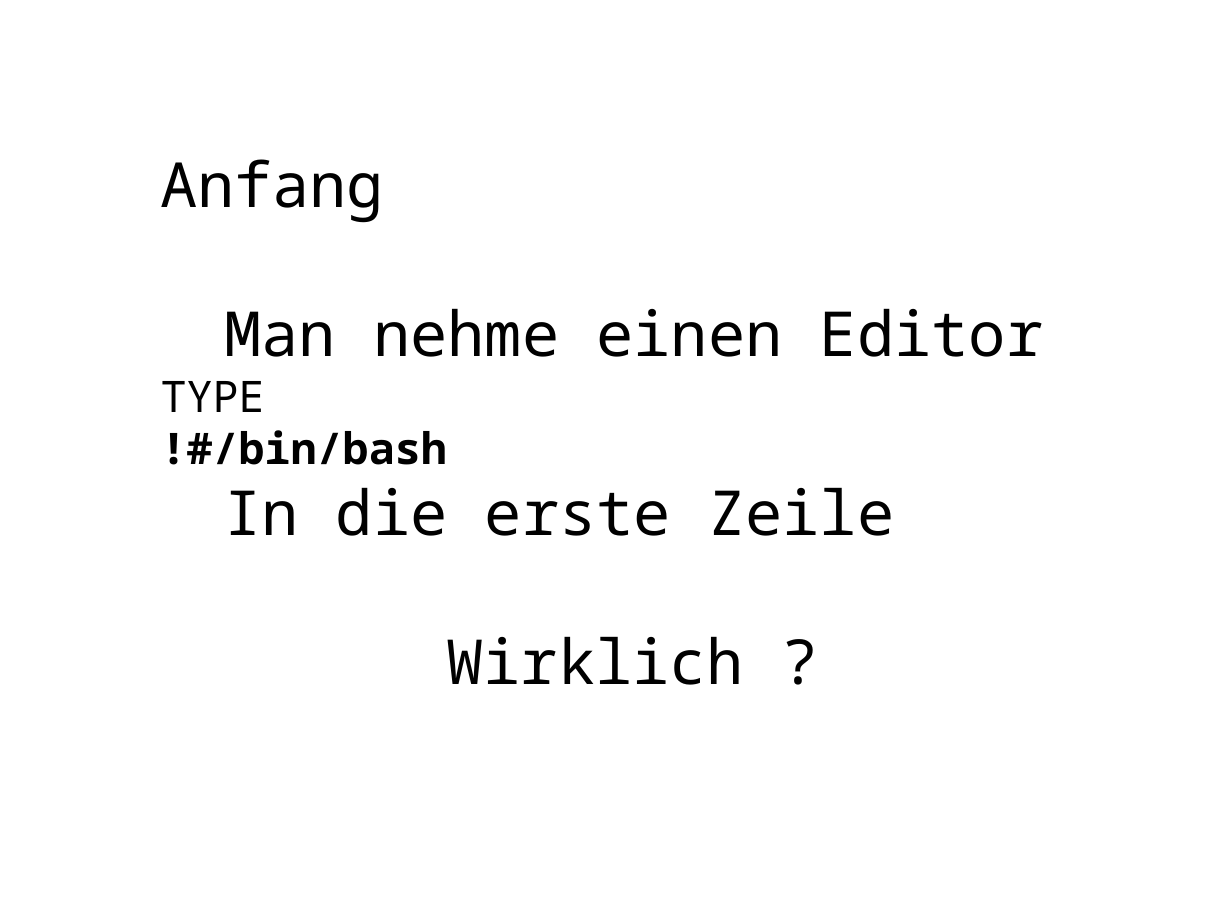
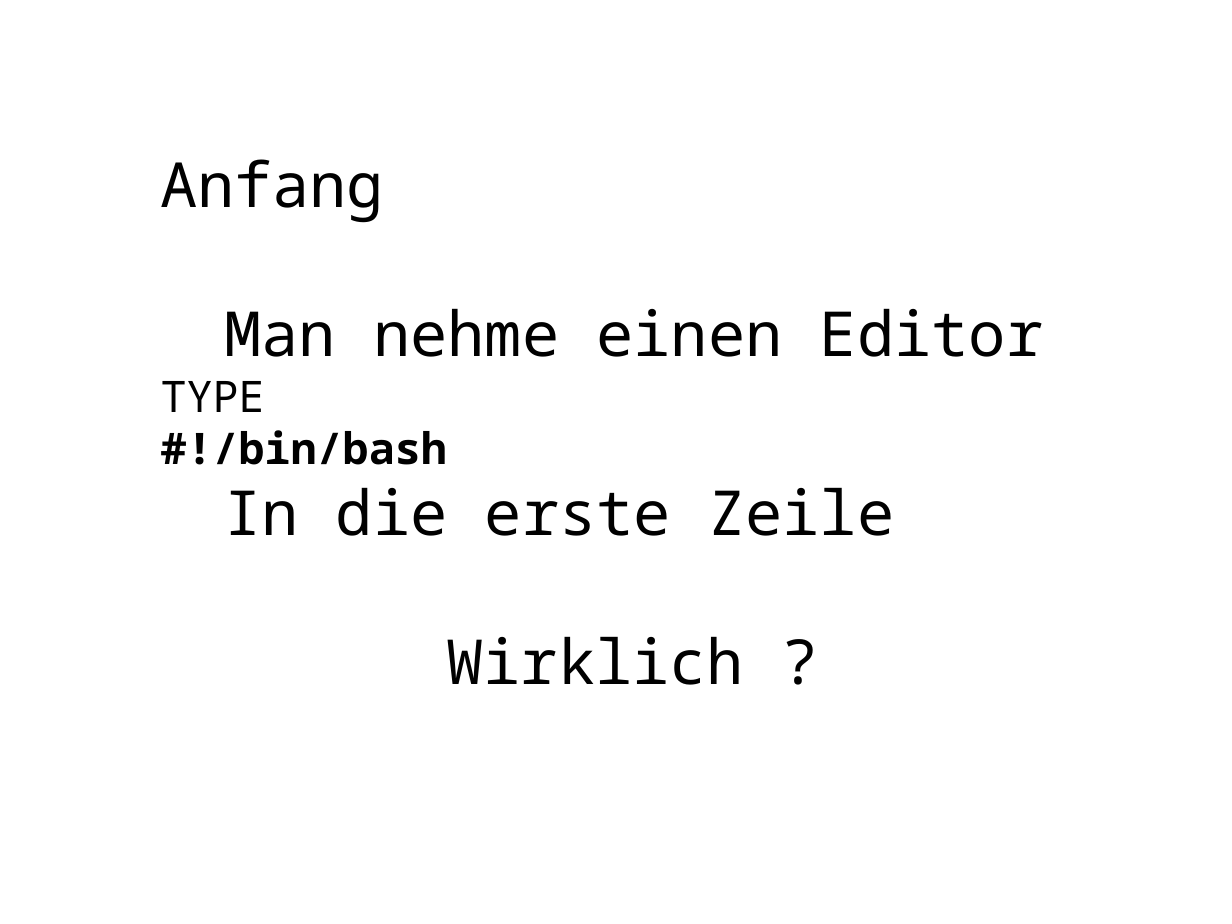
Before and after one commit to koospal/docker, a slide deck: slide 6 of bash/2019-bashing.odp. Drawn at 1232x924 pixels with LibreOffice and Linux fonts; fonts in the diff are those of the drawing; background and template pictures are left out. Boxes give left, top, right and bottom in pixels: in the first picture for what was removed or moved away, otherwise in the second. Text is boxed around its words. In the diff, an @@ line names an element or a change of style, - is before the commit and + after.

```diff
--- a/bash/2019-bashing.odp
+++ b/bash/2019-bashing.odp
@@ text at box(161, 430, 447, 465): text changed @@
-!#/bin/bash
+#!/bin/bash
```
Also in this commit, not shown: 6 other slides changed, 6 slides added.
